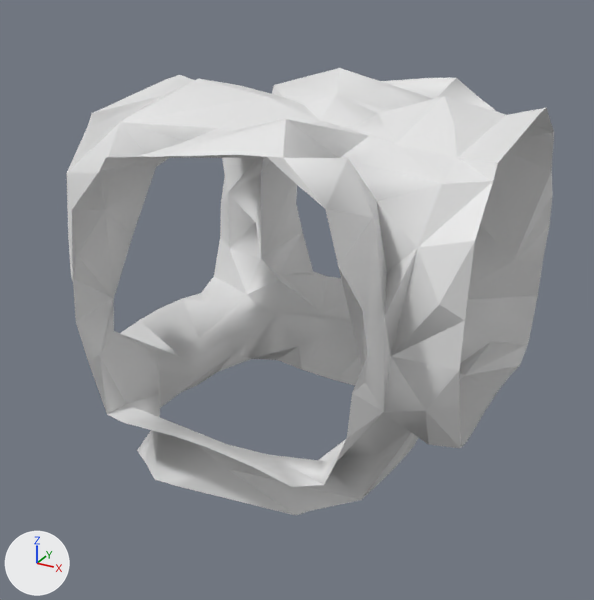
Renders of the glTF model Rogue-Robots/Assets/Models/ModularBlocks/5NoUpConnector_Col.gltf from each side of a commit.
Both versions are drawn from a camera (50 mm lens) standing at (4.53, -8.5, 5.93) and looking at (0.08, -0.41, 1.89). The lights are fixed; the arrows at lower left show +X, +Y and +Z. Vertices at the same position are counted once.

Objects in the first picture: '5NoUpConnector_Col'.
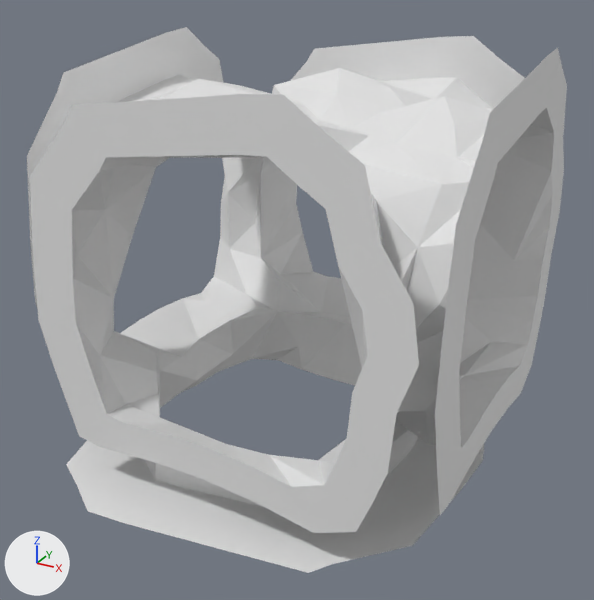
The change, as a diff of the scene's bpy script:
```diff
--- a/Rogue-Robots/Assets/Models/ModularBlocks/5NoUpConnector_Col.gltf.py
+++ b/Rogue-Robots/Assets/Models/ModularBlocks/5NoUpConnector_Col.gltf.py
@@ me_scene_005 @@
 # used by ob_5noupconnector_col; location = (0.0, 0.0, 0.0)
-me_scene_005.from_pydata(...)  # 235 vertices, 362 faces; spans x -2.5..2.5, y -2.5..2.5, z 0.0..4.41
+me_scene_005.from_pydata(...)  # 345 vertices, 582 faces; spans x -2.7..2.5, y -2.99..2.5, z 0.0..4.84
+# me_scene_005 part 1
+# 4 vertices are removed from x 0.95..1.78, y -0.22..1.03, z 0.85..0.96
+# 10 faces are deleted
+# 114 vertices are added at x -2.7..2.5, y -2.99..2.5, z 0.0..4.84
+# 230 new faces join them
+# me_scene_005 part 2: the surface is now shaded flat
```

What differs and where, as boxes (x1, y1, x2, y2) in the pictures (594 x 600 px):
'5NoUpConnector_Col', reshaped (11% wider, 22% taller)
    before: (67, 68, 554, 515)
    after: (27, 27, 567, 573)
part 1 of me_scene_005, built on
    after: (27, 27, 567, 573)
